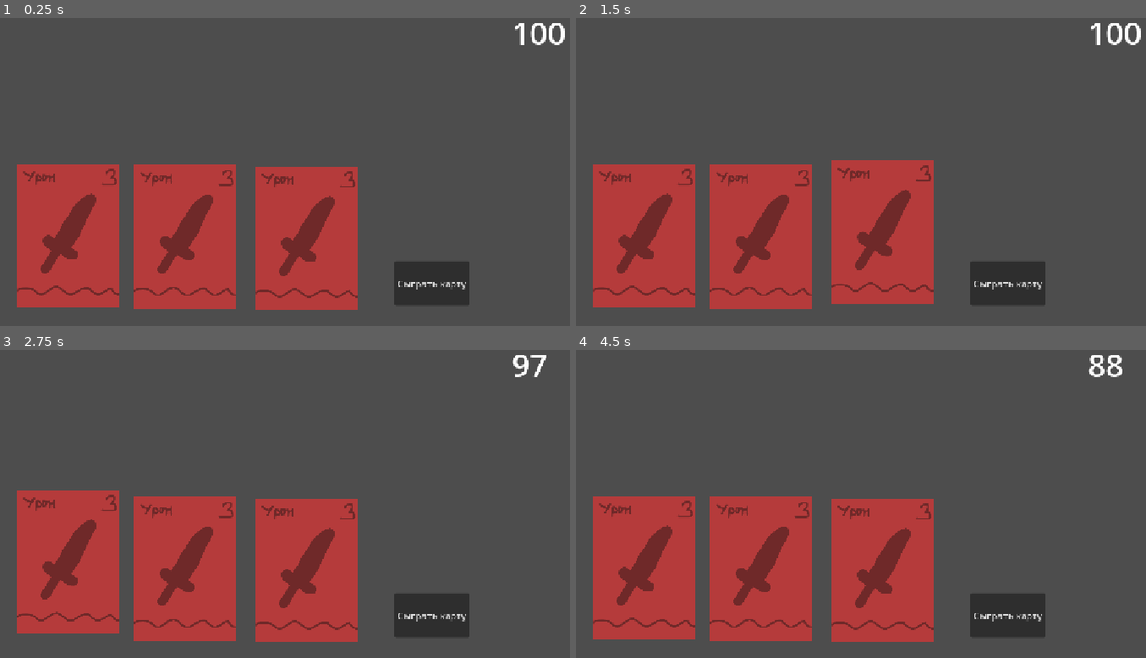
Above: before the commit, frames 1-4 (two rows, left to right).
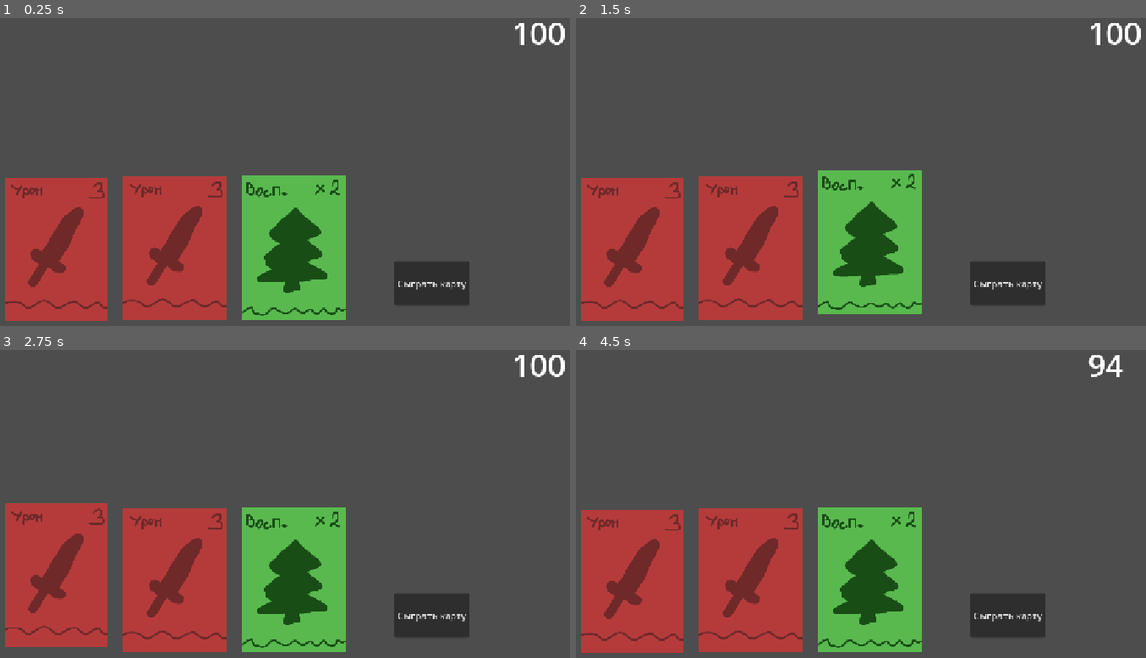
Above: after the commit, the same moments.

Repository: almoof/geopolar_game_ai_edition
Game: Godot game, scene res://scenes/battle.tscn
The game is run twice, just before and just after one commit, with the same random seed, the same clock (stepped at 60 frames per second) and the same inputs. This scene is started directly instead of the project's main scene.
Inputs (mouse positions are in pixels of both pictures, inside the frame that each line leads up to):
- Up to frame 1 (0.25 s): no input
- Up to frame 2 (1.5 s): click "Сыграть карту" at 0.5 s; tap Enter at 1.25 s; move the mouse to (883, 239) at 1.27 s; hold D (right) from 1.28 s (still down); hold F (interact) from 1.28 s (still down); click (883, 239) at 1.42 s
- Up to frame 3 (2.75 s): tap Space at 2 s; move the mouse to (68, 568) at 2.02 s; release D (right) at 2.03 s; release F (interact) at 2.03 s; hold S (down) from 2.03 s (still down); tap F (interact) at 2.1 s; click (68, 568) at 2.17 s
- Up to frame 4 (4.5 s): tap Enter at 2.75, 4.25 s; move the mouse to (758, 568) at 2.77 s; release S (down) at 2.78 s; hold D (right) 2.78-3.53 s; hold F (interact) 2.78-3.53 s; click (758, 568) at 2.92 s; tap Space at 3.5 s; move the mouse to (872, 590) at 3.52 s; hold W (up) 3.53-4.28 s; tap F (interact) at 3.6 s; click (872, 590) at 3.67 s; move the mouse to (1106, 571) at 4.27 s; hold A (left) from 4.28 s (still down); hold F (interact) from 4.28 s (still down); click (1106, 571) at 4.42 s

The runs differ from the first frame. In frame 1, 18% of the frame differs, in the area x 0-63%, y 47-99%; in frame 2, 18%; in frame 3, 19%, in the area x 0-100%, y 1-99%; in frame 4, 19%.

Commit message:
Finish system with pine card

Diff:
--- a/scenes/battle.tscn
+++ b/scenes/battle.tscn
@@ -1,21 +1,22 @@
 [gd_scene format=3 uid="uid://bmvtobvlvrdvt"]
 
 [ext_resource type="PackedScene" uid="uid://dndkq5i1tr368" path="res://scenes/damage_card.tscn" id="1_dn72j"]
+[ext_resource type="PackedScene" uid="uid://d0nw5atbgq7lo" path="res://scenes/pine_card.tscn" id="2_p1qf1"]
 [ext_resource type="Script" uid="uid://cobnyy4ua2c68" path="res://scenes/logic.gd" id="2_th188"]
 
 [node name="Battle" type="Node2D" unique_id=601672420]
 
 [node name="Card" parent="." unique_id=466352235 instance=ExtResource("1_dn72j")]
-position = Vector2(537, 418)
+position = Vector2(110.000015, 437.00003)
 scale = Vector2(0.5833254, 0.5833254)
 
 [node name="Card2" parent="." unique_id=1528317112 instance=ExtResource("1_dn72j")]
-position = Vector2(131, 414)
+position = Vector2(312, 435.00003)
 scale = Vector2(0.5833254, 0.5833254)
 
-[node name="Card3" parent="." unique_id=409580801 instance=ExtResource("1_dn72j")]
-position = Vector2(330, 415)
-scale = Vector2(0.5833254, 0.5833254)
+[node name="Card3" parent="." unique_id=39079232 instance=ExtResource("2_p1qf1")]
+position = Vector2(515.00006, 434)
+scale = Vector2(0.583, 0.583)
 
 [node name="Button" type="Button" parent="." unique_id=183079983]
 offset_left = 686.0
--- a/scenes/logic.gd
+++ b/scenes/logic.gd
@@ -1,6 +1,8 @@
 extends Node
 
 var hp = 100
+var damage = 0
+var susceptivity = 1
 var cards_to_play: Array[String] = []
 
 func _ready() -> void:
@@ -30,11 +32,17 @@
 func check_id(card: Card) -> String:
 	match card.id:
 		0: return "damage_card"
+		1: return "pine_card"
 		_: return "none"
 
 func play_cards() -> void:
 	for card in cards_to_play:
 		if card == "damage_card":
-			hp -= 3
-			$"../HP text".text = str(hp)
+			damage += 3
+		if card == "pine_card":
+			susceptivity = 2
+	hp -= damage * susceptivity
+	$"../HP text".text = str(hp)
+	damage = 0
+	susceptivity = 1
 	cards_to_play.clear()
--- /dev/null
+++ b/scenes/pine_card.gd
@@ -0,0 +1,26 @@
+extends Card
+
+func _ready() -> void:
+	damage = 0
+	isSelected = false
+	rarity = Type.RARE
+	id = 1
+
+
+
+
+
+
+
+
+func _on_area_2d_input_event(viewport: Node, event: InputEvent, shape_idx: int) -> void:
+	if event is InputEventMouseButton and !isSelected:
+		if event.button_index == MouseButton.MOUSE_BUTTON_LEFT and event.pressed:
+			print("selected")
+			isSelected = true
+			position.y -= 10
+	elif event is InputEventMouseButton and isSelected:
+		if event.button_index == MouseButton.MOUSE_BUTTON_LEFT and event.pressed:
+			print("not selected")
+			isSelected = false
+			position.y += 10
--- /dev/null
+++ b/scenes/pine_card.tscn
@@ -0,0 +1,22 @@
+[gd_scene format=3 uid="uid://d0nw5atbgq7lo"]
+
+[ext_resource type="Script" uid="uid://b24pgyi8e463e" path="res://scenes/pine_card.gd" id="1_fojy7"]
+[ext_resource type="Texture2D" uid="uid://dxf7i7hygnspl" path="res://sprites/pine_card.png" id="2_2cerl"]
+
+[sub_resource type="RectangleShape2D" id="RectangleShape2D_41uhx"]
+size = Vector2(296, 416)
+
+[node name="Card" type="Node2D" unique_id=39079232]
+script = ExtResource("1_fojy7")
+metadata/_custom_type_script = "uid://bjxwq0rltyv1m"
+
+[node name="Sprite2D" type="Sprite2D" parent="." unique_id=947177638]
+texture = ExtResource("2_2cerl")
+
+[node name="Area2D" type="Area2D" parent="Sprite2D" unique_id=1175056746]
+
+[node name="CollisionShape2D" type="CollisionShape2D" parent="Sprite2D/Area2D" unique_id=793766968]
+position = Vector2(0, 1)
+shape = SubResource("RectangleShape2D_41uhx")
+
+[connection signal="input_event" from="Sprite2D/Area2D" to="." method="_on_area_2d_input_event"]
Not shown, added: scenes/pine_card.gd.uid
Binary file added: sprites/pine_card.png
Not shown, added: sprites/pine_card.png.import
